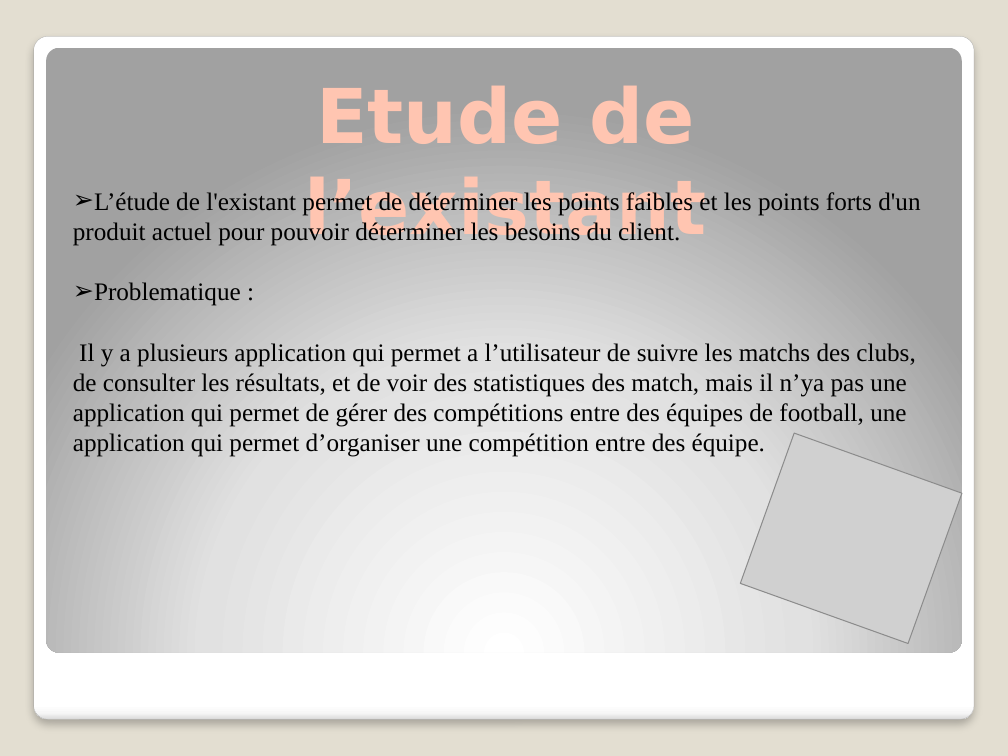
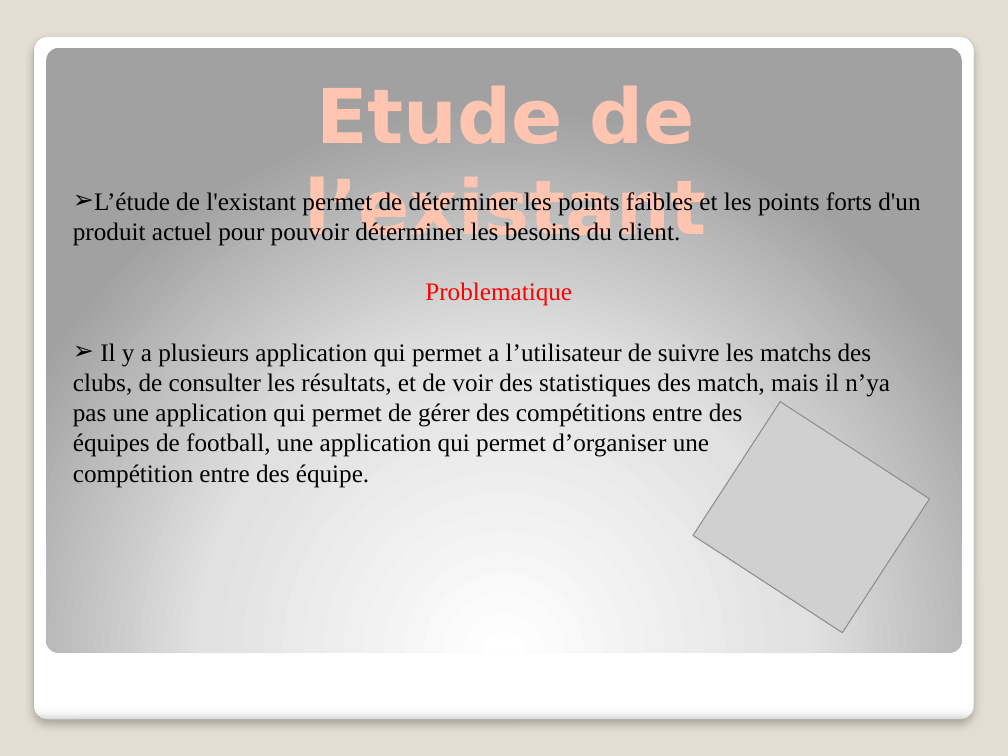
Before and after one commit to ichrak-star/PISymfony, a slide deck: slide 3 of Conception/MyFoot.pptx. Drawn at 1008x756 pixels with LibreOffice and Linux fonts; fonts in the diff are those of the drawing; grey boxes stand for pictures. Boxes give left, top, right and bottom in pixels: in the first picture for what was removed or moved away, otherwise in the second. Text is boxed around its words. In the diff, an @@ line names an element or a change of style, - is before the commit and + after.

```diff
--- a/Conception/MyFoot.pptx
+++ b/Conception/MyFoot.pptx
@@ text at (x1=73, y1=282, x2=890, y2=488): text changed @@
-➢ Problematique :
-Il y a plusieurs application qui permet a l’utilisateur de suivre les matchs des clubs, de consulter les résultats, et de voir des statistiques des match, mais il n’ya pas une application qui permet de gérer des compétitions entre des équipes de football, une application qui permet d’organiser une compétition entre des équipe.
+Problematique
+➢ Il y a plusieurs application qui permet a l’utilisateur de suivre les matchs des clubs, de consulter les résultats, et de voir des statistiques des match, mais il n’ya pas une application qui permet de gérer des compétitions entre des
+équipes de football, une application qui permet d’organiser une
+compétition entre des équipe.
@@ picture at (x1=693, y1=402, x2=929, y2=633): rotation 19 to 33 degrees @@
```
Also in this commit, not shown: 6 other slides changed, 1 other file.
